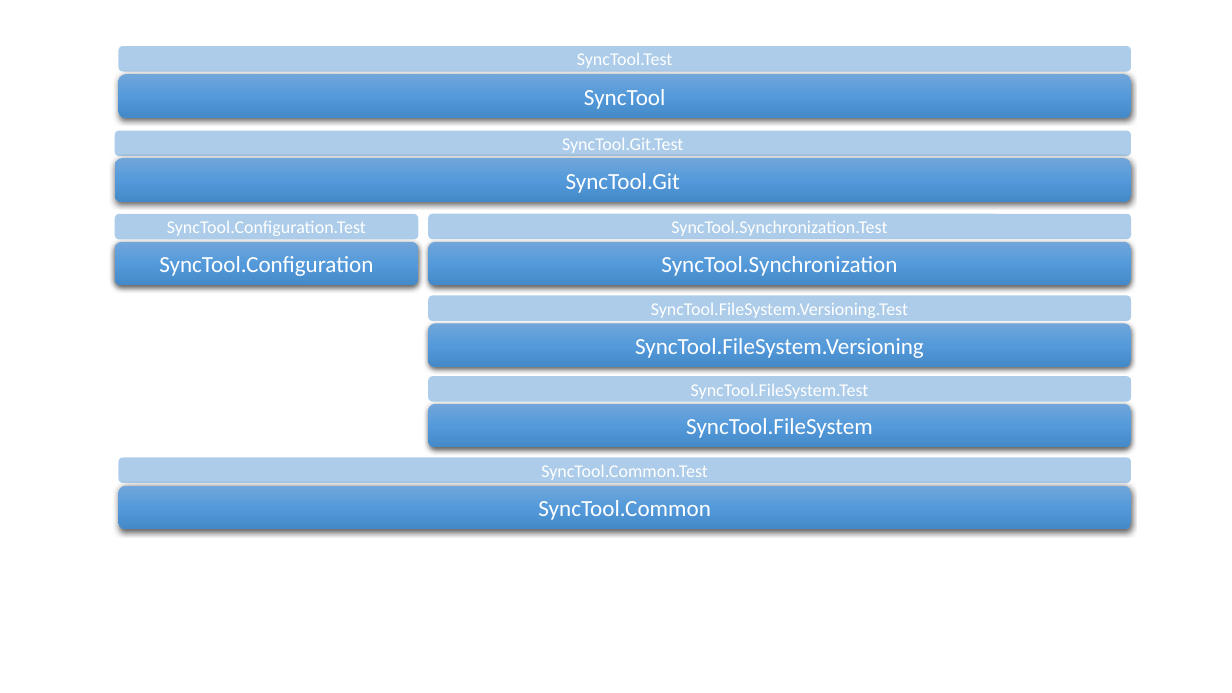
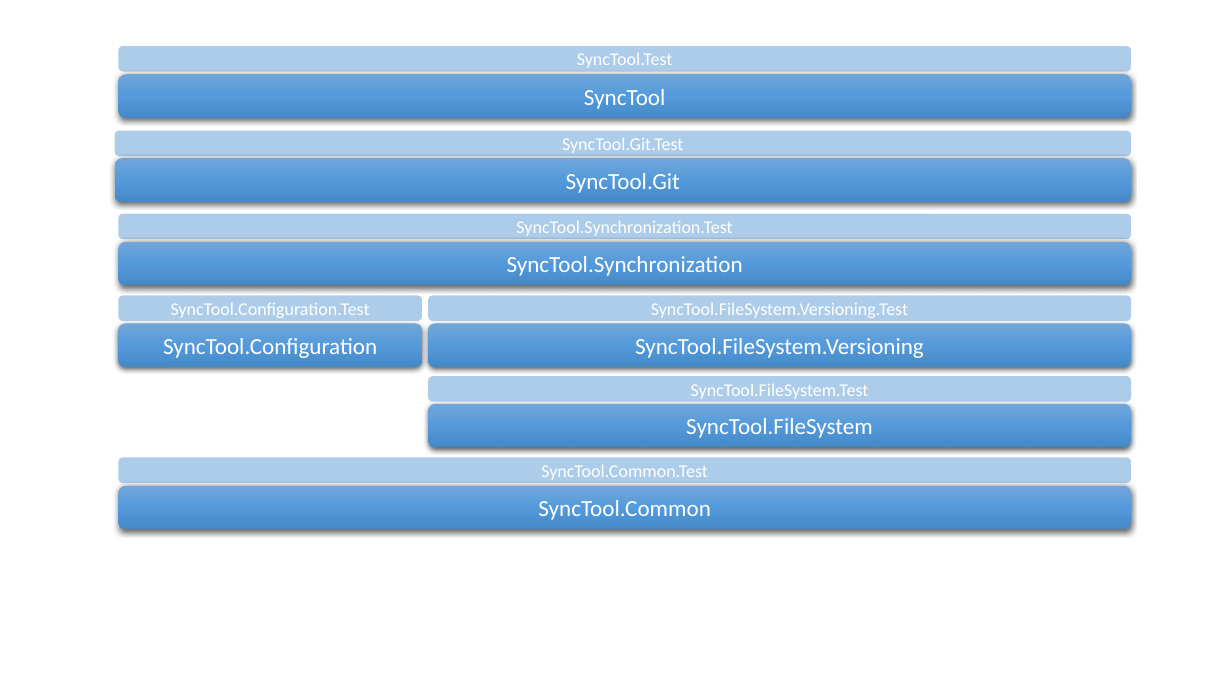
Before and after one commit to ap0llo/SyncTool, a slide deck: slide 1 of docs/ProjectDependencies.pptx. Drawn at 1232x693 pixels with LibreOffice and Linux fonts; fonts in the diff are those of the drawing. Boxes give left, top, right and bottom in pixels: in the first picture for what was removed or moved away, otherwise in the second. Text is boxed around its words. In the diff, an @@ line names an element or a change of style, - is before the commit and + after.

```diff
--- a/docs/ProjectDependencies.pptx
+++ b/docs/ProjectDependencies.pptx
@@ rounded rectangle "SyncTool.Synchronization.Test": place and size @@
-rounded rectangle "SyncTool.Synchronization.Test" at (428,213,1131,239)
+rounded rectangle "SyncTool.Synchronization.Test" at (118,213,1131,239)
@@ rounded rectangle "SyncTool.Synchronization": place and size @@
-rounded rectangle "SyncTool.Synchronization" at (428,242,1131,286)
+rounded rectangle "SyncTool.Synchronization" at (118,242,1131,286)
@@ rounded rectangle "SyncTool.Configuration.Test": place and size @@
-rounded rectangle "SyncTool.Configuration.Test" at (115,214,418,240)
+rounded rectangle "SyncTool.Configuration.Test" at (118,296,421,322)
@@ rounded rectangle "SyncTool.Configuration": place and size @@
-rounded rectangle "SyncTool.Configuration" at (115,242,418,286)
+rounded rectangle "SyncTool.Configuration" at (118,323,421,367)
```
Also in this commit, not shown: 48 other files.
